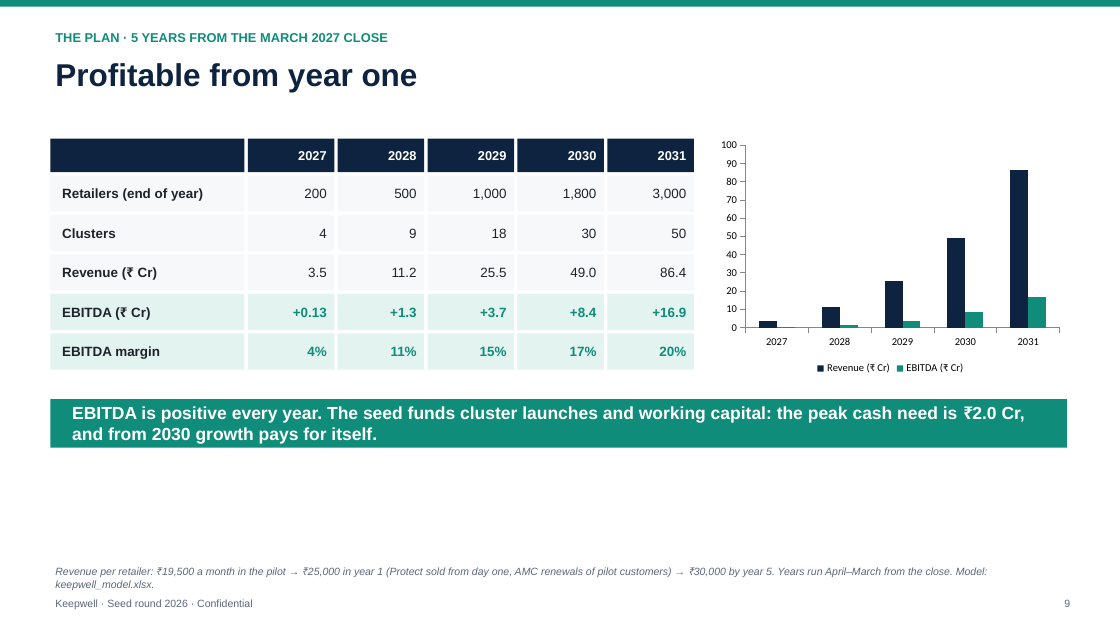
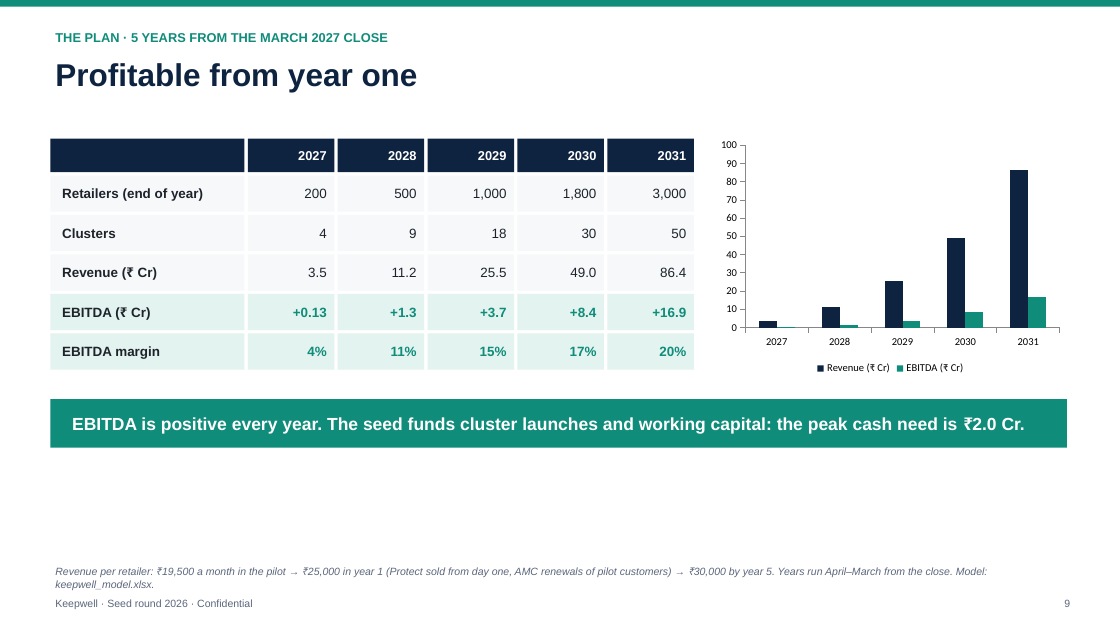
Before and after one commit to PrathyushaKalluri/keepwell, a slide deck: slide 9 of pitch_v2/deck/Keepwell_Seed_Deck.pptx. Drawn at 1120x630 pixels with LibreOffice and Linux fonts; fonts in the diff are those of the drawing. Boxes give left, top, right and bottom in pixels: in the first picture for what was removed or moved away, otherwise in the second. Text is boxed around its words. In the diff, an @@ line names an element or a change of style, - is before the commit and + after.

```diff
--- a/pitch_v2/deck/Keepwell_Seed_Deck.pptx
+++ b/pitch_v2/deck/Keepwell_Seed_Deck.pptx
@@ text at <box>72,417,1025,434</box>: text changed @@
-EBITDA is positive every year. The seed funds cluster launches and working capital: the peak cash need is ₹2.0 Cr, and from 2030 growth pays for itself.
+EBITDA is positive every year. The seed funds cluster launches and working capital: the peak cash need is ₹2.0 Cr.
```
Also in this commit, not shown: 1 other slide changed, 8 other files.
